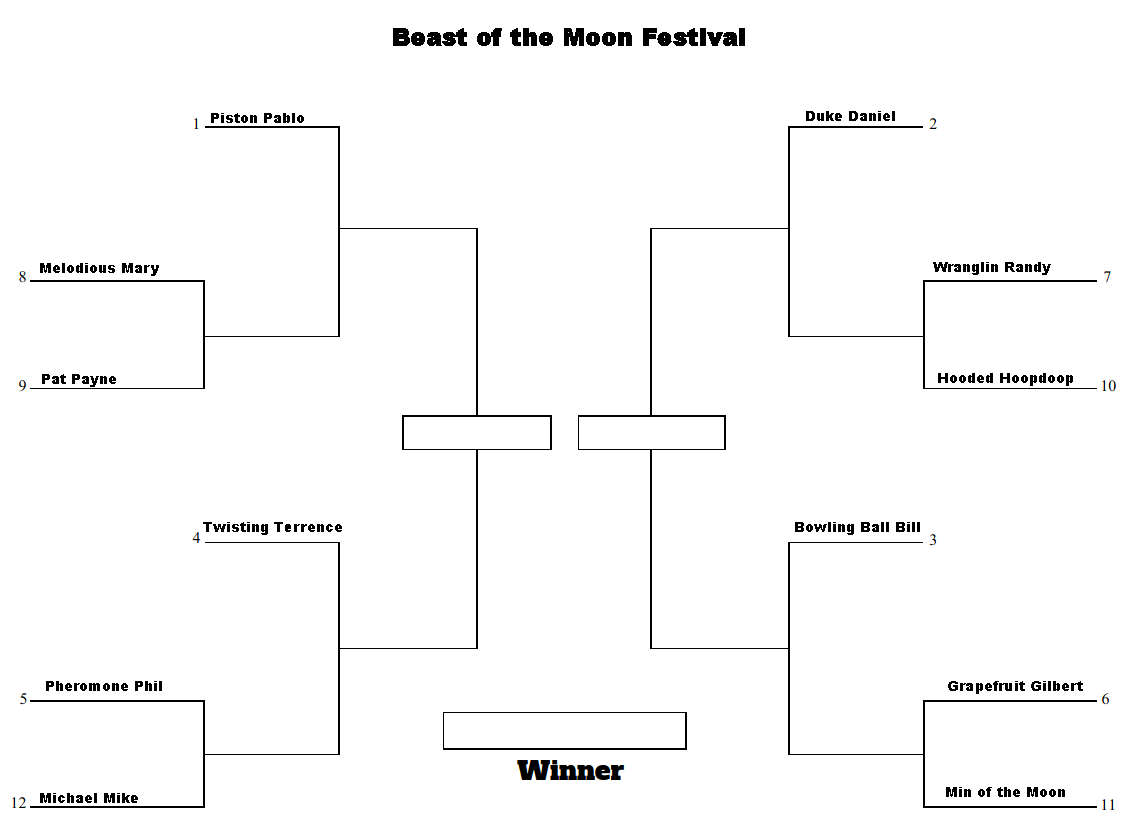
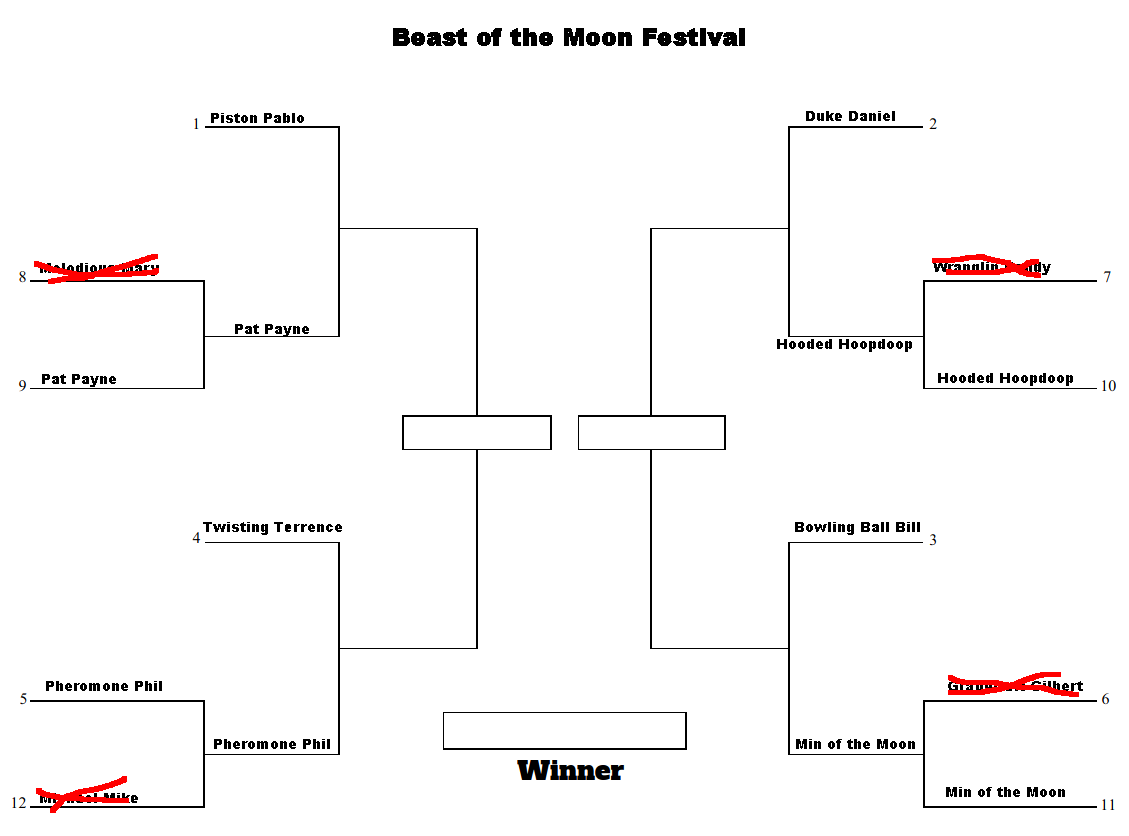
The second 1129 x 836 image is a revision of the first. Changes to its layers:
added layer "X" above "Fighter Names" over [34, 254, 1079, 813]
painted on "Hooded Hoopdoop" over [777, 339, 912, 352]
painted on "Pat Payne" over [235, 324, 309, 336]
painted on "Pheromone Phil" over [214, 739, 330, 749]
painted on "Min of the Moon" over [796, 739, 915, 749]
